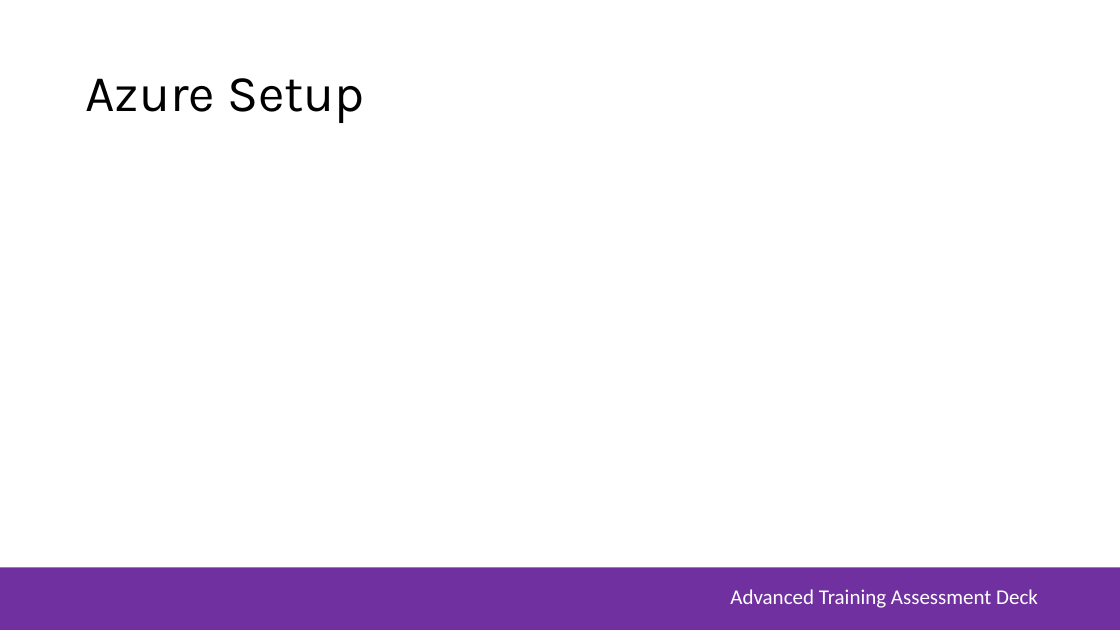
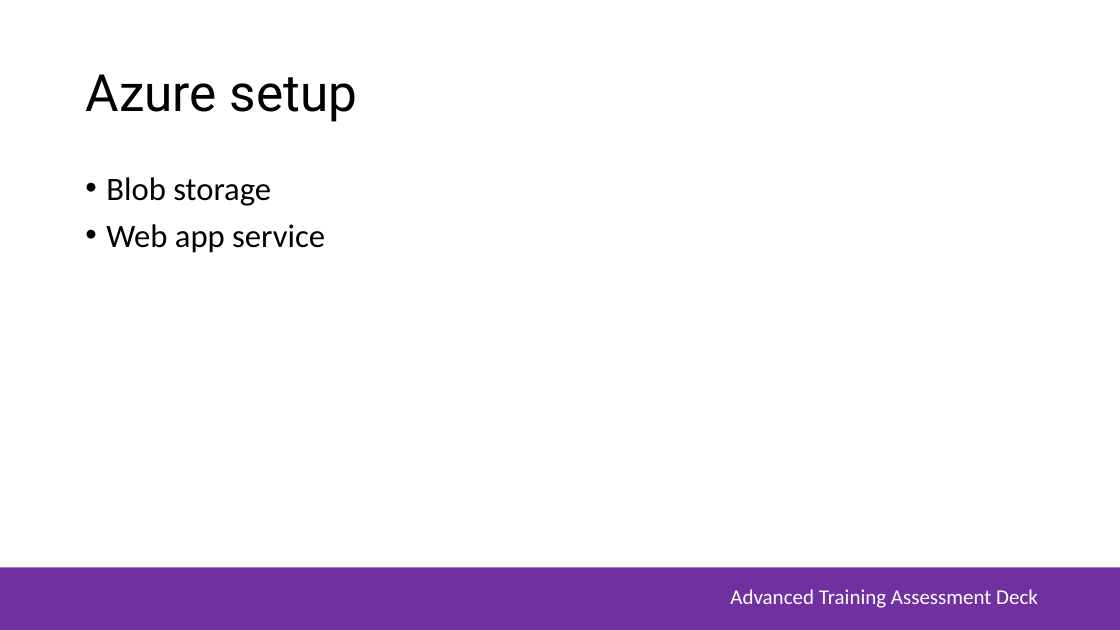
Before and after one commit to joshiefu/MSA_Phase2_WebApp, a slide deck: slide 7 of MSA-Assessment-Deck.pptx. Drawn at 1120x630 pixels with LibreOffice and Linux fonts; fonts in the diff are those of the drawing; background and template pictures are left out. Boxes give left, top, right and bottom in pixels: in the first picture for what was removed or moved away, otherwise in the second. Text is boxed around its words. In the diff, an @@ line names an element or a change of style, - is before the commit and + after.

```diff
--- a/MSA-Assessment-Deck.pptx
+++ b/MSA-Assessment-Deck.pptx
@@ title at (x1=85, y1=74, x2=358, y2=122): text changed; font Karla to Roboto @@
-Azure Setup
+Azure setup
@@ text added at (x1=106, y1=177, x2=325, y2=253), 28 pt, text #000000 @@
+• Blob storage
+• Web app service
```
Also in this commit, not shown: 5 other slides changed, 6 slides added, 3 slides removed.
